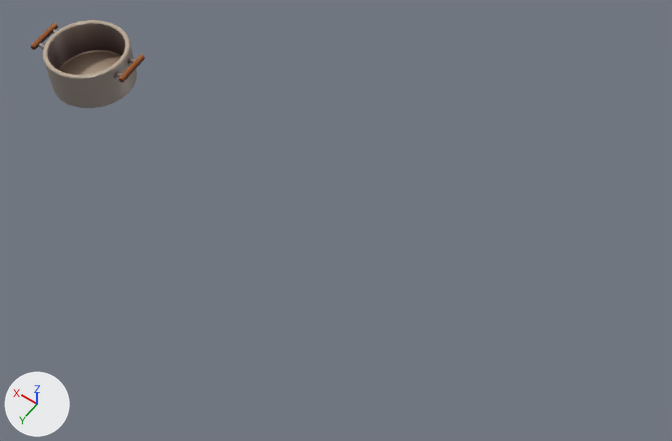
The glTF model public/overcooked/stockpot.gltf as it was, and as the next commit left it.
One viewpoint serves both versions: a 50 mm lens placed at (-1.02, 6.82, 10.93), pointed at (3.7, 0.21, 0.53). The axes (+X, +Y, +Z) are drawn at lower left. The lights are the same throughout. Where no turn or scale is listed for an object, it has been applied to the vertices. Vertices at the same position are counted once.

Names of what the first picture shows: 'guo', 'guo.001'.
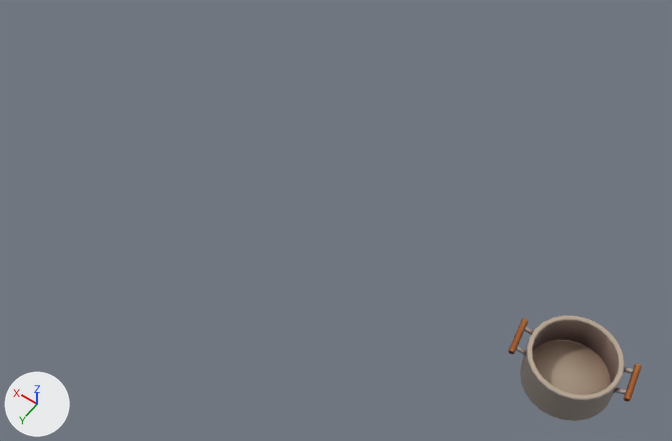
Where the change shows, as pixel boxes [x1, y1, x2, y2] in the pictures (672 x 441 px; the box of a moved part takes in the faces that stretch with it):
'guo.001', reshaped
    before: [31, 23, 134, 82]
    after: [508, 315, 642, 421]
'guo', deleted
    before: [32, 20, 145, 108]
part 1 of me_object_3_007, moved or reshaped
    before: [48, 23, 125, 70]
    after: [532, 320, 619, 385]
part 2 of me_object_3_007, added
    after: [508, 315, 642, 421]

Edits to the bpy script that builds the scene:
```text
Change me_object_3_007:
    used by ob_guo_001; location = (0.0, 0.0, 0.0)
    remove me_object_3_007.from_pydata(...)  # 223 vertices, 209 faces; spans x 7.13..8.79, y -0.09..1.06, z 1.16..1.72
    add me_object_3_007.from_pydata(...)  # 643 vertices, 831 faces; spans x -0.87..0.85, y -0.64..0.62, z -0.44..0.19
    me_object_3_007 part 1: the loose piece of 72 vertices spanning x 7.41..8.57, y -0.09..1.06, z 1.16..1.72 is moved by (-8.0, -0.49, -1.55)
    me_object_3_007 part 2: 420 vertices added at x -0.87..0.85, y -0.64..0.62, z -0.44..0.19
Remove ob_guo:
    ob_guo = bpy.data.objects.new('guo', me_object_3_006)
    ob_guo.location = (0.0, 0.0, 0.0)
```
